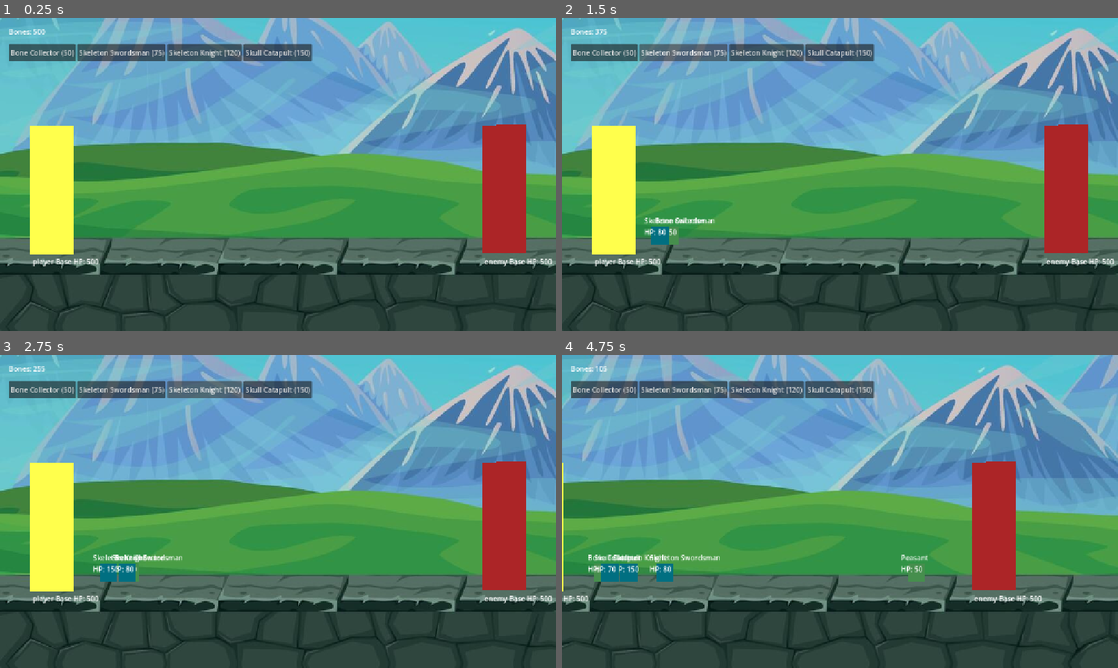
Above: before the commit, frames 1-4 (two rows, left to right).
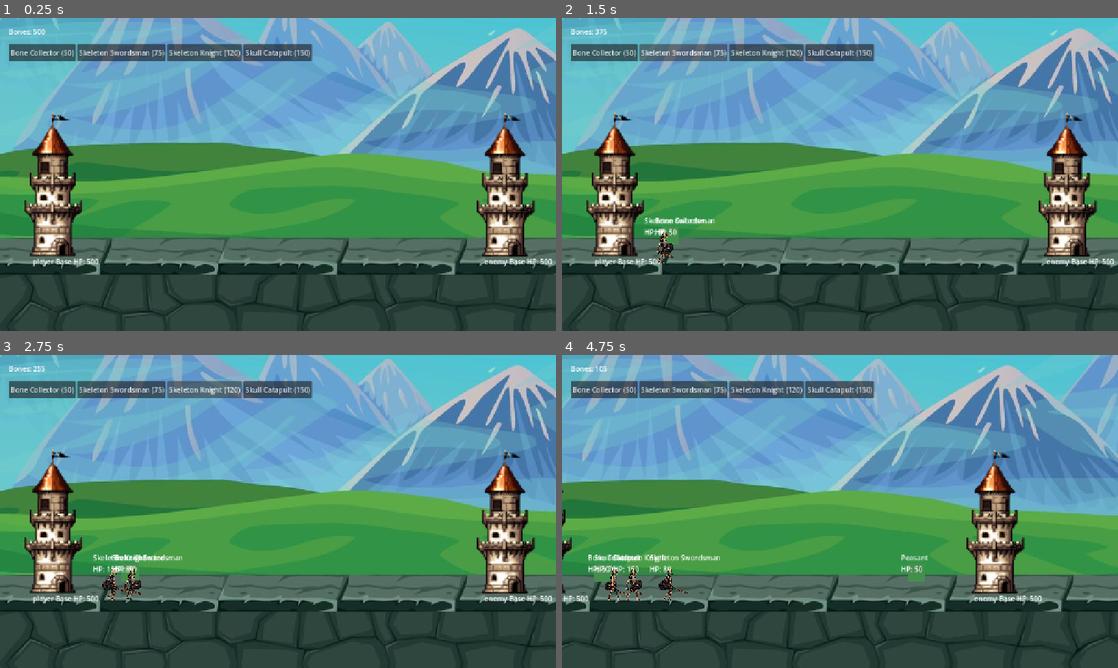
Above: after the commit, the same moments.

Repository: kyledeocades/BoneKingdom
Game: Godot game, scene res://scenes/Main.tscn
Two runs of this game, one before a commit and one after it. Both use one fixed random seed, a clock stepped at 60 frames per second and the inputs below.
Inputs (mouse positions are in pixels of both pictures, inside the frame that each line leads up to):
- Up to frame 1 (0.25 s): no input
- Up to frame 2 (1.5 s): click "Bone Collector (50)" at 0.5 s; click "Skeleton Swordsman (75)" at 1.25 s
- Up to frame 3 (2.75 s): click "Skeleton Knight (120)" at 2 s
- Up to frame 4 (4.75 s): click "Skull Catapult (150)" at 2.75 s; move the mouse to (962, 495) at 3.52 s; hold Right (ui_right) 3.53-4.25 s; click (962, 495) at 3.67 s; drag from (728, 527) to (812, 574) at 4.27 s

The runs differ from the first frame. In frame 1, 7.0% of the frame differs, in the area x 4-97%, y 30-77%; in frame 2, 7.2%; in frame 3, 7.5%, in the area x 4-97%, y 30-79%; in frame 4, 4.5%.

Commit message:
Sprites for soldiers and the towers

Diff:
--- a/scenes/Main.tscn
+++ b/scenes/Main.tscn
@@ -1,17 +1,18 @@
 [gd_scene format=3 uid="uid://cgtvp7i81hsmc"]
 
-[ext_resource type="Script" path="res://scripts/controllers/GameController.gd" id="1_game_controller"]
+[ext_resource type="Script" uid="uid://b66j7np18x754" path="res://scripts/controllers/GameController.gd" id="1_game_controller"]
 [ext_resource type="Texture2D" uid="uid://joxfmh3kmhb1" path="res://bg2d.jpg" id="2_rarhs"]
 [ext_resource type="Script" uid="uid://b88gn33jpbcjm" path="res://scripts/units/Base.gd" id="3_vcsgt"]
-[ext_resource type="Script" path="res://scripts/services/GameState.gd" id="4_xh4fi"]
-[ext_resource type="Script" path="res://scripts/controllers/CameraController.gd" id="5_7hdb4"]
-[ext_resource type="Script" path="res://scripts/managers/UnitCatalog.gd" id="6_0v5jc"]
-[ext_resource type="Script" path="res://scripts/services/GameEventBus.gd" id="7_event_bus"]
-[ext_resource type="Script" path="res://scripts/managers/SpawnManager.gd" id="8_spawn_mgr"]
-[ext_resource type="Script" path="res://scripts/managers/UnitManager.gd" id="9_unit_mgr"]
-[ext_resource type="Script" path="res://scripts/systems/CombatSystem.gd" id="10_combat_sys"]
-[ext_resource type="Script" path="res://scripts/systems/WorkerSystem.gd" id="11_worker_sys"]
-[ext_resource type="Script" path="res://scripts/ui/UIController.gd" id="12_ui_ctrl"]
+[ext_resource type="Script" uid="uid://erggx2yhxv1t" path="res://scripts/services/GameState.gd" id="4_xh4fi"]
+[ext_resource type="Script" uid="uid://vvsiy1leqbai" path="res://scripts/controllers/CameraController.gd" id="5_7hdb4"]
+[ext_resource type="Script" uid="uid://b2qspit7nuwyt" path="res://scripts/managers/UnitCatalog.gd" id="6_0v5jc"]
+[ext_resource type="Script" uid="uid://dqyhbdp6udn0o" path="res://scripts/services/GameEventBus.gd" id="7_event_bus"]
+[ext_resource type="Script" uid="uid://d27ya8nyyf05o" path="res://scripts/managers/SpawnManager.gd" id="8_spawn_mgr"]
+[ext_resource type="Script" uid="uid://5pnen0wi2ipb" path="res://scripts/managers/UnitManager.gd" id="9_unit_mgr"]
+[ext_resource type="Script" uid="uid://u7yp5ybf1p0n" path="res://scripts/systems/CombatSystem.gd" id="10_combat_sys"]
+[ext_resource type="Script" uid="uid://nh8tvo6fo1yc" path="res://scripts/systems/WorkerSystem.gd" id="11_worker_sys"]
+[ext_resource type="Script" uid="uid://cja0lb1ct8j2m" path="res://scripts/ui/UIController.gd" id="12_ui_ctrl"]
+[ext_resource type="Texture2D" uid="uid://dcslhhqg154wx" path="res://sprites/sprite2.png" id="13_qmy6f"]
 
 [sub_resource type="RectangleShape2D" id="RectangleShape2D_0wfyh"]
 size = Vector2(100, 300)
@@ -85,9 +86,10 @@
 offset_bottom = 72.0
 text = "Player Base"
 
-[node name="Visual" type="Polygon2D" parent="PlayerBase" unique_id=1036655741]
-color = Color(1, 1, 0.29803923, 1)
-polygon = PackedVector2Array(-50, -252, -50, 43, 49, 43, 49, -253)
+[node name="Sprite2D" type="Sprite2D" parent="PlayerBase" unique_id=1969059614]
+position = Vector2(3, -117)
+scale = Vector2(3, 3)
+texture = ExtResource("13_qmy6f")
 
 [node name="EnemyBase" type="CharacterBody2D" parent="." unique_id=1945911551]
 position = Vector2(1160, 500)
@@ -106,9 +108,10 @@
 offset_bottom = 72.0
 text = "Enemy Base"
 
-[node name="Visual" type="Polygon2D" parent="EnemyBase" unique_id=1767693342]
-color = Color(0.6776327, 0.14661857, 0.15425587, 1)
-polygon = PackedVector2Array(-49, -253, -49, 41, 51, 41, 51, -255)
+[node name="Sprite2D" type="Sprite2D" parent="EnemyBase" unique_id=489821892]
+position = Vector2(4, -116)
+scale = Vector2(3, 3)
+texture = ExtResource("13_qmy6f")
 
 [node name="UI" type="CanvasLayer" parent="." unique_id=1727116174]
 
--- a/scenes/units/CombatUnit.tscn
+++ b/scenes/units/CombatUnit.tscn
@@ -1,23 +1,319 @@
-[gd_scene format=3]
-
-[ext_resource type="Script" path="res://scripts/units/CombatUnit.gd" id="1_combat"]
-
-[sub_resource type="RectangleShape2D" id="RectangleShape2D_6e3tn"]
-size = Vector2(40, 40)
-
-[node name="CombatUnit" type="CharacterBody2D" groups=["units"]]
+[gd_scene format=3 uid="uid://c04xdtsblvmbb"]
+
+[ext_resource type="Script" uid="uid://dkl6u04op82ib" path="res://scripts/units/CombatUnit.gd" id="1_combat"]
+[ext_resource type="Texture2D" uid="uid://bt111daxmg08m" path="res://sprites/Skeleton_Warrior/Walk.png" id="2_u8erv"]
+[ext_resource type="Texture2D" uid="uid://dta41c2k5g7g4" path="res://sprites/Skeleton_Warrior/Attack_1.png" id="2_y2pvs"]
+[ext_resource type="Texture2D" uid="uid://bxn1mlmrgxs64" path="res://sprites/Skeleton_Warrior/Attack_2.png" id="3_memfn"]
+[ext_resource type="Texture2D" uid="uid://3ty58m2d23cf" path="res://sprites/Skeleton_Warrior/Attack_3.png" id="4_v4wxr"]
+[ext_resource type="Texture2D" uid="uid://1ymgs2wgm7mn" path="res://sprites/Skeleton_Warrior/Dead.png" id="5_8paui"]
+[ext_resource type="Texture2D" uid="uid://de2lwwhujt0f" path="res://sprites/Skeleton_Warrior/Hurt.png" id="6_yw173"]
+[ext_resource type="Texture2D" uid="uid://dbdw6k4aa77ra" path="res://sprites/Skeleton_Warrior/Idle.png" id="7_5vhcy"]
+
+[sub_resource type="AtlasTexture" id="AtlasTexture_pcao5"]
+atlas = ExtResource("2_y2pvs")
+region = Rect2(0, 0, 128, 128)
+
+[sub_resource type="AtlasTexture" id="AtlasTexture_oom1o"]
+atlas = ExtResource("2_y2pvs")
+region = Rect2(128, 0, 128, 128)
+
+[sub_resource type="AtlasTexture" id="AtlasTexture_ncn8h"]
+atlas = ExtResource("2_y2pvs")
+region = Rect2(256, 0, 128, 128)
+
+[sub_resource type="AtlasTexture" id="AtlasTexture_sqw2s"]
+atlas = ExtResource("2_y2pvs")
+region = Rect2(384, 0, 128, 128)
+
+[sub_resource type="AtlasTexture" id="AtlasTexture_24s7s"]
+atlas = ExtResource("2_y2pvs")
+region = Rect2(512, 0, 128, 128)
+
+[sub_resource type="AtlasTexture" id="AtlasTexture_rld24"]
+atlas = ExtResource("3_memfn")
+region = Rect2(0, 0, 128, 128)
+
+[sub_resource type="AtlasTexture" id="AtlasTexture_nd0hi"]
+atlas = ExtResource("3_memfn")
+region = Rect2(128, 0, 128, 128)
+
+[sub_resource type="AtlasTexture" id="AtlasTexture_rp1bo"]
+atlas = ExtResource("3_memfn")
+region = Rect2(256, 0, 128, 128)
+
+[sub_resource type="AtlasTexture" id="AtlasTexture_mwy7j"]
+atlas = ExtResource("3_memfn")
+region = Rect2(384, 0, 128, 128)
+
+[sub_resource type="AtlasTexture" id="AtlasTexture_654tw"]
+atlas = ExtResource("3_memfn")
+region = Rect2(512, 0, 128, 128)
+
+[sub_resource type="AtlasTexture" id="AtlasTexture_fs0xj"]
+atlas = ExtResource("3_memfn")
+region = Rect2(640, 0, 128, 128)
+
+[sub_resource type="AtlasTexture" id="AtlasTexture_6liqx"]
+atlas = ExtResource("4_v4wxr")
+region = Rect2(0, 0, 128, 128)
+
+[sub_resource type="AtlasTexture" id="AtlasTexture_puv4k"]
+atlas = ExtResource("4_v4wxr")
+region = Rect2(128, 0, 128, 128)
+
+[sub_resource type="AtlasTexture" id="AtlasTexture_y5ijl"]
+atlas = ExtResource("4_v4wxr")
+region = Rect2(256, 0, 128, 128)
+
+[sub_resource type="AtlasTexture" id="AtlasTexture_3ror1"]
+atlas = ExtResource("4_v4wxr")
+region = Rect2(384, 0, 128, 128)
+
+[sub_resource type="AtlasTexture" id="AtlasTexture_3g2xj"]
+atlas = ExtResource("5_8paui")
+region = Rect2(0, 0, 128, 128)
+
+[sub_resource type="AtlasTexture" id="AtlasTexture_adoj7"]
+atlas = ExtResource("5_8paui")
+region = Rect2(128, 0, 128, 128)
+
+[sub_resource type="AtlasTexture" id="AtlasTexture_ou5gj"]
+atlas = ExtResource("5_8paui")
+region = Rect2(256, 0, 128, 128)
+
+[sub_resource type="AtlasTexture" id="AtlasTexture_cq4ks"]
+atlas = ExtResource("5_8paui")
+region = Rect2(384, 0, 128, 128)
+
+[sub_resource type="AtlasTexture" id="AtlasTexture_jg5r6"]
+atlas = ExtResource("6_yw173")
+region = Rect2(0, 0, 128, 128)
+
+[sub_resource type="AtlasTexture" id="AtlasTexture_ljxsx"]
+atlas = ExtResource("6_yw173")
+region = Rect2(128, 0, 128, 128)
+
+[sub_resource type="AtlasTexture" id="AtlasTexture_ww2px"]
+atlas = ExtResource("7_5vhcy")
+region = Rect2(0, 0, 128, 128)
+
+[sub_resource type="AtlasTexture" id="AtlasTexture_3hfjv"]
+atlas = ExtResource("7_5vhcy")
+region = Rect2(128, 0, 128, 128)
+
+[sub_resource type="AtlasTexture" id="AtlasTexture_oo273"]
+atlas = ExtResource("7_5vhcy")
+region = Rect2(256, 0, 128, 128)
+
+[sub_resource type="AtlasTexture" id="AtlasTexture_pb6q1"]
+atlas = ExtResource("7_5vhcy")
+region = Rect2(384, 0, 128, 128)
+
+[sub_resource type="AtlasTexture" id="AtlasTexture_cdhqd"]
+atlas = ExtResource("7_5vhcy")
+region = Rect2(512, 0, 128, 128)
+
+[sub_resource type="AtlasTexture" id="AtlasTexture_iu3d4"]
+atlas = ExtResource("7_5vhcy")
+region = Rect2(640, 0, 128, 128)
+
+[sub_resource type="AtlasTexture" id="AtlasTexture_2fa3v"]
+atlas = ExtResource("7_5vhcy")
+region = Rect2(768, 0, 128, 128)
+
+[sub_resource type="AtlasTexture" id="AtlasTexture_6xkw1"]
+atlas = ExtResource("2_u8erv")
+region = Rect2(0, 0, 128, 128)
+
+[sub_resource type="AtlasTexture" id="AtlasTexture_3dwqr"]
+atlas = ExtResource("2_u8erv")
+region = Rect2(128, 0, 128, 128)
+
+[sub_resource type="AtlasTexture" id="AtlasTexture_c6s80"]
+atlas = ExtResource("2_u8erv")
+region = Rect2(256, 0, 128, 128)
+
+[sub_resource type="AtlasTexture" id="AtlasTexture_y2pvs"]
+atlas = ExtResource("2_u8erv")
+region = Rect2(384, 0, 128, 128)
+
+[sub_resource type="AtlasTexture" id="AtlasTexture_memfn"]
+atlas = ExtResource("2_u8erv")
+region = Rect2(512, 0, 128, 128)
+
+[sub_resource type="AtlasTexture" id="AtlasTexture_v4wxr"]
+atlas = ExtResource("2_u8erv")
+region = Rect2(640, 0, 128, 128)
+
+[sub_resource type="AtlasTexture" id="AtlasTexture_8paui"]
+atlas = ExtResource("2_u8erv")
+region = Rect2(768, 0, 128, 128)
+
+[sub_resource type="SpriteFrames" id="SpriteFrames_yw173"]
+animations = [{
+"frames": [{
+"duration": 1.0,
+"texture": SubResource("AtlasTexture_pcao5")
+}, {
+"duration": 1.0,
+"texture": SubResource("AtlasTexture_oom1o")
+}, {
+"duration": 1.0,
+"texture": SubResource("AtlasTexture_ncn8h")
+}, {
+"duration": 1.0,
+"texture": SubResource("AtlasTexture_sqw2s")
+}, {
+"duration": 1.0,
+"texture": SubResource("AtlasTexture_24s7s")
+}],
+"loop": true,
+"name": &"Attack1",
+"speed": 5.0
+}, {
+"frames": [{
+"duration": 1.0,
+"texture": SubResource("AtlasTexture_rld24")
+}, {
+"duration": 1.0,
+"texture": SubResource("AtlasTexture_nd0hi")
+}, {
+"duration": 1.0,
+"texture": SubResource("AtlasTexture_rp1bo")
+}, {
+"duration": 1.0,
+"texture": SubResource("AtlasTexture_mwy7j")
+}, {
+"duration": 1.0,
+"texture": SubResource("AtlasTexture_654tw")
+}, {
+"duration": 1.0,
+"texture": SubResource("AtlasTexture_fs0xj")
+}],
+"loop": true,
+"name": &"Attack2",
+"speed": 5.0
+}, {
+"frames": [{
+"duration": 1.0,
+"texture": SubResource("AtlasTexture_6liqx")
+}, {
+"duration": 1.0,
+"texture": SubResource("AtlasTexture_puv4k")
+}, {
+"duration": 1.0,
+"texture": SubResource("AtlasTexture_y5ijl")
+}, {
+"duration": 1.0,
+"texture": SubResource("AtlasTexture_3ror1")
+}],
+"loop": true,
+"name": &"Attack3",
+"speed": 5.0
+}, {
+"frames": [{
+"duration": 1.0,
+"texture": SubResource("AtlasTexture_3g2xj")
+}, {
+"duration": 1.0,
+"texture": SubResource("AtlasTexture_adoj7")
+}, {
+"duration": 1.0,
+"texture": SubResource("AtlasTexture_ou5gj")
+}, {
+"duration": 1.0,
+"texture": SubResource("AtlasTexture_cq4ks")
+}],
+"loop": false,
+"name": &"Dead",
+"speed": 5.0
+}, {
+"frames": [{
+"duration": 1.0,
+"texture": SubResource("AtlasTexture_jg5r6")
+}, {
+"duration": 1.0,
+"texture": SubResource("AtlasTexture_ljxsx")
+}],
+"loop": true,
+"name": &"Hurt",
+"speed": 5.0
+}, {
+"frames": [{
+"duration": 1.0,
+"texture": SubResource("AtlasTexture_ww2px")
+}, {
+"duration": 1.0,
+"texture": SubResource("AtlasTexture_3hfjv")
+}, {
+"duration": 1.0,
+"texture": SubResource("AtlasTexture_oo273")
+}, {
+"duration": 1.0,
+"texture": SubResource("AtlasTexture_pb6q1")
+}, {
+"duration": 1.0,
+"texture": SubResource("AtlasTexture_cdhqd")
+}, {
+"duration": 1.0,
+"texture": SubResource("AtlasTexture_iu3d4")
+}, {
+"duration": 1.0,
+"texture": SubResource("AtlasTexture_2fa3v")
+}],
+"loop": true,
+"name": &"Idle",
+"speed": 5.0
+}, {
+"frames": [{
+"duration": 1.0,
+"texture": SubResource("AtlasTexture_6xkw1")
+}, {
+"duration": 1.0,
+"texture": SubResource("AtlasTexture_3dwqr")
+}, {
+"duration": 1.0,
+"texture": SubResource("AtlasTexture_c6s80")
+}, {
+"duration": 1.0,
+"texture": SubResource("AtlasTexture_y2pvs")
+}, {
+"duration": 1.0,
+"texture": SubResource("AtlasTexture_memfn")
+}, {
+"duration": 1.0,
+"texture": SubResource("AtlasTexture_v4wxr")
+}, {
+"duration": 1.0,
+"texture": SubResource("AtlasTexture_8paui")
+}],
+"loop": true,
+"name": &"Walk",
+"speed": 5.0
+}]
+
+[sub_resource type="RectangleShape2D" id="RectangleShape2D_rbsh8"]
+size = Vector2(24, 65)
+
+[node name="CombatUnit" type="CharacterBody2D" unique_id=1317285377 groups=["units"]]
 script = ExtResource("1_combat")
 
-[node name="CollisionShape2D" type="CollisionShape2D" parent="."]
-shape = SubResource("RectangleShape2D_6e3tn")
-
-[node name="Visual" type="Polygon2D" parent="."]
-color = Color(5.2943824e-07, 0.4387312, 0.50773627, 1)
-polygon = PackedVector2Array(-20, -20, 20, -20, 20, 20, -20, 20)
-
-[node name="Label" type="Label" parent="."]
+[node name="Label" type="Label" parent="." unique_id=1410317595]
 offset_left = -35.0
 offset_top = -45.0
 offset_right = 5.0
 offset_bottom = -22.0
 text = "Combat"
+
+[node name="AnimatedSprite2D" type="AnimatedSprite2D" parent="." unique_id=567630334]
+texture_filter = 1
+position = Vector2(12, -6)
+scale = Vector2(1.1, 1.1)
+sprite_frames = SubResource("SpriteFrames_yw173")
+animation = &"Attack1"
+autoplay = "Idle"
+frame_progress = 0.97755796
+
+[node name="CollisionShape2D" type="CollisionShape2D" parent="." unique_id=1632603116]
+position = Vector2(-2, 32.5)
+shape = SubResource("RectangleShape2D_rbsh8")
--- /dev/null
+++ b/scenes/units/animated_sprite_2d.gd
@@ -0,0 +1,11 @@
+extends AnimatedSprite2D
+
+
+# Called when the node enters the scene tree for the first time.
+func _ready() -> void:
+	pass # Replace with function body.
+
+
+# Called every frame. 'delta' is the elapsed time since the previous frame.
+func _process(delta: float) -> void:
+	pass
--- a/scripts/units/CombatUnit.gd
+++ b/scripts/units/CombatUnit.gd
@@ -6,6 +6,9 @@
 var _combat_system: Node
 var _unit_manager: Node
 var _event_bus: Node
+var rng = RandomNumberGenerator.new()
+
+@onready var animated_sprite = $AnimatedSprite2D
 
 func _ready():
 	super._ready()
@@ -14,6 +17,7 @@
 	_combat_system = get_tree().get_first_node_in_group("combat_system")
 	_unit_manager = get_tree().get_first_node_in_group("unit_manager")
 	_event_bus = get_tree().get_first_node_in_group("game_event_bus")
+	animated_sprite.play("Idle")
 
 func process_unit(delta: float) -> void:
 	if _combat_system == null or _unit_manager == null:
@@ -33,12 +37,20 @@
 	if dist > attack_range:
 		var direction = (target.global_position - global_position).normalized()
 		velocity = direction * move_speed
+
+		# Change sprite to match direction
+		if direction.x != 0:
+			animated_sprite.flip_h = direction.x < 0
+
+		animated_sprite.play("Walk")
 		move_and_slide()
 	# Attack
 	else:
 		velocity = Vector2.ZERO
 		if attack_timer <= 0:
 			_combat_system.execute_attack(self, target)
+			var attack_anim = "Attack" + str(rng.randi_range(1,3))
+			animated_sprite.play(attack_anim)
 			attack_timer = attack_cooldown
 
 ## Find nearest enemy or their base
Not shown, added: scenes/units/animated_sprite_2d.gd.uid
Not shown, added: sprites/Font.txt
Not shown, added: sprites/Licens.txt
Binary file added: sprites/Skeleton_Archer/Arrow.png
Not shown, added: sprites/Skeleton_Archer/Arrow.png.import
Binary file added: sprites/Skeleton_Archer/Attack_1.png
Not shown, added: sprites/Skeleton_Archer/Attack_1.png.import
Binary file added: sprites/Skeleton_Archer/Attack_2.png
Not shown, added: sprites/Skeleton_Archer/Attack_2.png.import
Binary file added: sprites/Skeleton_Archer/Attack_3.png
Not shown, added: sprites/Skeleton_Archer/Attack_3.png.import
Binary file added: sprites/Skeleton_Archer/Dead.png
(and 59 more such lines)
